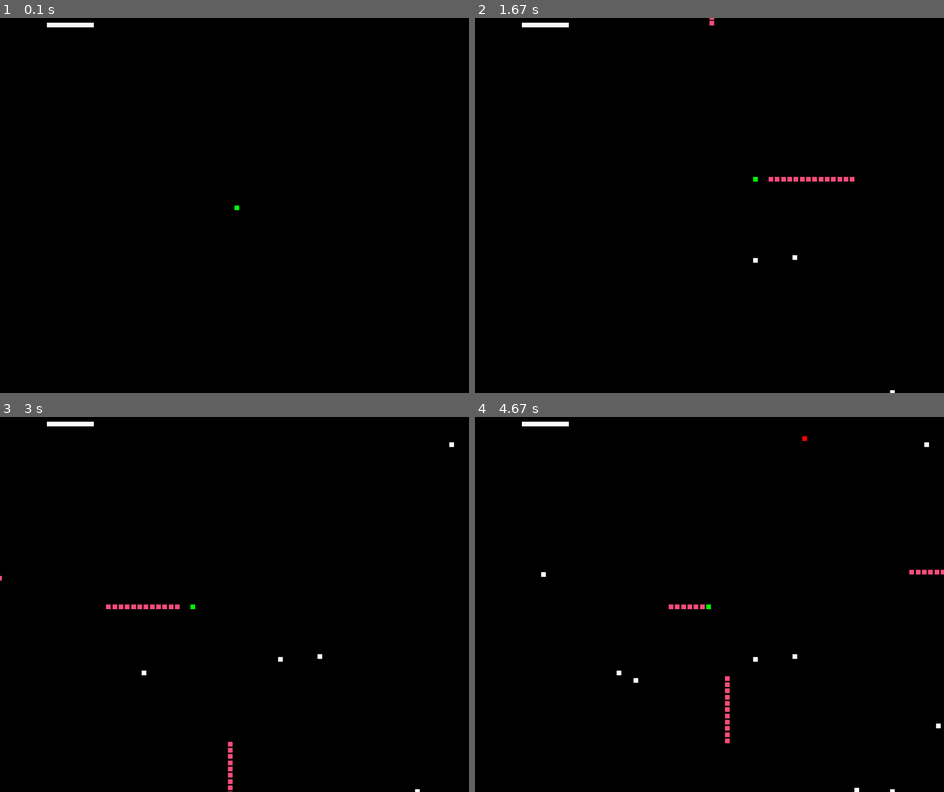
Above: before the commit, frames 1-4 (two rows, left to right).
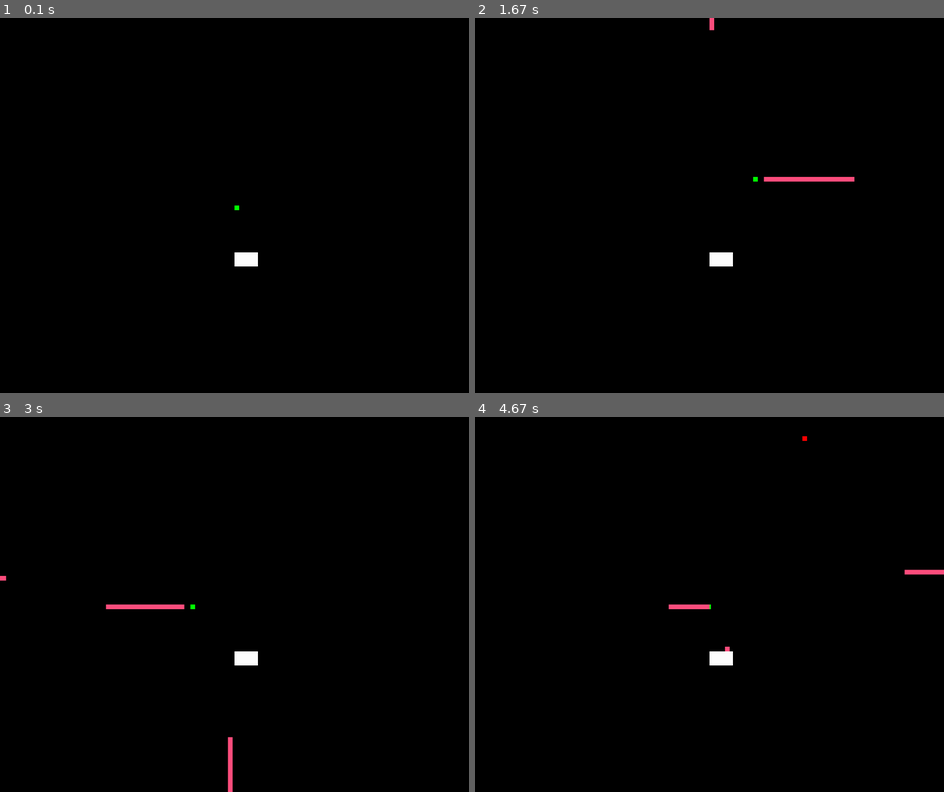
Above: after the commit, the same moments.

Repository: DominantaDev/battlepygame
Game: pygame game, started from main.py
The game is run twice, just before and just after one commit, with the same random seed, the same clock (stepped at 60 frames per second) and the same inputs.
Inputs:
- Up to frame 1 (0.1 s): no input
- Up to frame 2 (1.67 s): hold Right 0.33-0.8 s; hold Up 0.83-1.13 s; hold W 0.83-1.13 s; hold Right 1.17-1.63 s; hold D 1.17-1.63 s
- Up to frame 3 (3 s): hold Left 1.67-2.2 s; hold A 1.67-2.2 s; hold Down 2.23-2.53 s; hold S 2.23-2.53 s; hold Left 2.57-2.97 s; hold A 2.57-2.97 s
- Up to frame 4 (4.67 s): hold Up 3-3.37 s; hold W 3-3.37 s; hold Right 3.4-4.03 s; hold D 3.4-4.03 s; hold Down 4.07-4.43 s; hold S 4.07-4.43 s; hold Left from 4.47 s (still down); hold A from 4.47 s (still down)

The runs differ from the first frame. In frame 1, 0.3% of the frame differs, in the area x 10-55%, y 1-67%; in frame 2, 0.5%; in frame 3, 0.5%; in frame 4, 0.7%, in the area x 10-100%, y 1-100%.

Commit message:
0.2.2.1.2 - полностью изменена проверка столкновений на разность минковского. при движении о сплошные стены всё работает прекрасно

Diff:
--- a/classes/fabric.py
+++ b/classes/fabric.py
@@ -59,11 +59,12 @@
         return obj
 
     def create_wall(
-            pos: Vector2
+            pos: Vector2,
+            size: Vector2 = Vector2(CEIL, CEIL)
     ):
         obj = Object()
         obj.AddComponents([
-            Transform(pos, Vector2(CEIL, CEIL)),
+            Transform(pos, size),
             Render(WHITE),
             Collider(True)
         ])
--- a/classes/timer.py
+++ b/classes/timer.py
@@ -22,7 +22,7 @@
         for i in Timer.ALL.copy():
             # print(f"{time}-{i.now} >= {i.delta} >>> {i.run}")
             if time-i.now >= i.delta:
-                print(f"таймер сработал {Timer.ALL}")
+                # print(f"таймер сработал {Timer.ALL}")
                 i.now = time
                 i.func()
                 if i.infinity:
--- a/main.py
+++ b/main.py
@@ -35,13 +35,11 @@
 run = True
 world.dt = 0
 
-for i in range(10, 20):
-    Fabric.create_wall(Vector2(i*world.CEIL, 10))
+Fabric.create_wall(Vector2(50*world.CEIL, 50*world.CEIL),
+                   Vector2(world.CEIL*5, world.CEIL*3))
 
 start_game_time = pygame.time.get_ticks()
 
-Timer(500, start_game_time, lambda: Fabric.create_wall(Vector2(
-    random.randint(0, world.WIDTH), random.randint(0, world.HEIGHT))), infinity=True)
 enemy_spawn_timer = Timer(3000, start_game_time,
                           lambda: Fabric.create_enemy(player), infinity=True)
 while run:
@@ -64,8 +62,6 @@
         HPSystem.Apply(ent)
         RenderSystem.Apply(ent)
 
-    print(player.GetComponent(EC.HP).value)
-
     # Cycle-end
     pygame.display.update()
     world.screen.fill(world.screen_color)
--- a/systems/collider_system.py
+++ b/systems/collider_system.py
@@ -25,7 +25,7 @@
                 i_col_comp = i.GetComponent(EC.COLLIDER)
                 i_trans_comp = i.GetComponent(EC.TRANSFORM)
                 if None not in (i_col_comp, i_trans_comp):
-                    if ColliderSystem.Check(ent, i):
+                    if ColliderSystem.Check(ent, i)[bool]:
                         if not i.GetComponent(EC.HP).invul_status:
                             i.PinComponent(Damage(10))
                             i.AddComponent(
@@ -33,19 +33,33 @@
 
         for i in Object.ALL:
             if i.GetComponent(EC.COLLIDER).static:
-                if ColliderSystem.Check(ent, i):
-                    trans_comp.pos = trans_comp.old_pos
+                checked = ColliderSystem.Check(ent, i)
+                if checked[bool]:
+                    checked = checked[tuple]
+                    trans_comp.pos -= min(
+                        (
+                            Vector2(checked[0].x, 0),
+                            Vector2(checked[1].x, 0),
+                            Vector2(0, checked[0].y),
+                            Vector2(0, checked[1].y)
+                        ),
+                        key=lambda v: abs(v.x) + abs(v.y)
+                    )
 
     @staticmethod
     def Check(
-        first: Object,
-        second: Object
+            first: Object,
+            second: Object
     ):
         if None not in (first.GetComponent(EC.COLLIDER), second.GetComponent(EC.COLLIDER)):
             tr = first.GetComponent(EC.TRANSFORM)
             tr2 = second.GetComponent(EC.TRANSFORM)
-            return all([(min(tr.pos.x+tr.scale.x, tr2.pos.x+tr2.scale.x) -
-                         max(tr.pos.x, tr2.pos.x)) >= 0,
-                        (min(tr.pos.y+tr.scale.y, tr2.pos.y+tr2.scale.y) -
-                         max(tr.pos.y, tr2.pos.y)) >= 0])
-        return False
+            a = (
+                tr.pos-(tr2.pos+tr2.scale),
+                (tr.pos+tr.scale)-tr2.pos
+            )
+            z = 0
+            return {
+                tuple: a,
+                bool: a[0]-Vector2(z, z) < Vector2(0, 0) < a[1]+Vector2(z, z)
+            }
--- a/systems/movement_system.py
+++ b/systems/movement_system.py
@@ -1,4 +1,5 @@
 from classes.enum_components import EC
+from systems.collider_system import ColliderSystem
 from systems.system import System
 from classes.object import Object
 import world
@@ -18,3 +19,7 @@
 
         trans_comp.old_pos = trans_comp.pos.copy()
         trans_comp.pos += vel_comp.value.norm() * move_comp.speed * world.dt
+        # for i in Object.ALL:
+        #     if i.GetComponent(EC.COLLIDER).static:
+        #         if ColliderSystem.Check(entity, i):
+        #             i
--- a/vector2.py
+++ b/vector2.py
@@ -19,6 +19,13 @@
             return self
         else:
             return Vector2(self.x / self.len, self.y / self.len)
+
+    # def normal(self):
+    #     m = max(self.x, self.y)
+    #     return Vector2(
+    #         self.x if self.x == m else 0,
+    #         self.y if self.y == m else 0
+    #     )
 
     def unpack(self):
         return (self.x, self.y)
@@ -54,3 +61,24 @@
 
     def copy(self):
         return Vector2(self.x, self.y)
+
+    def dot(self, vec):
+        return (self.x*vec.x)+(self.y*vec.y)
+
+    def __lt__(self, vec):
+        return self.x < vec.x and self.y < vec.y
+
+    def __le__(self, vec):
+        return self.x <= vec.x and self.y <= vec.y
+
+    def __gt__(self, vec):
+        return self.x > vec.x and self.y > vec.y
+
+    def __ge__(self, vec):
+        return self.x >= vec.x and self.y >= vec.y
+
+    def __eq__(self, vec):
+        return self.x == vec.x and self.y == vec.y
+
+    def __ne__(self, vec):
+        return self.x != vec.x and self.y != vec.y
--- a/world.py
+++ b/world.py
@@ -6,7 +6,7 @@
 WIDTH = 1000
 HEIGHT = 800
 CEIL = 10
-FPS = 30
+FPS = 120
 
 screen = None
 now = None
